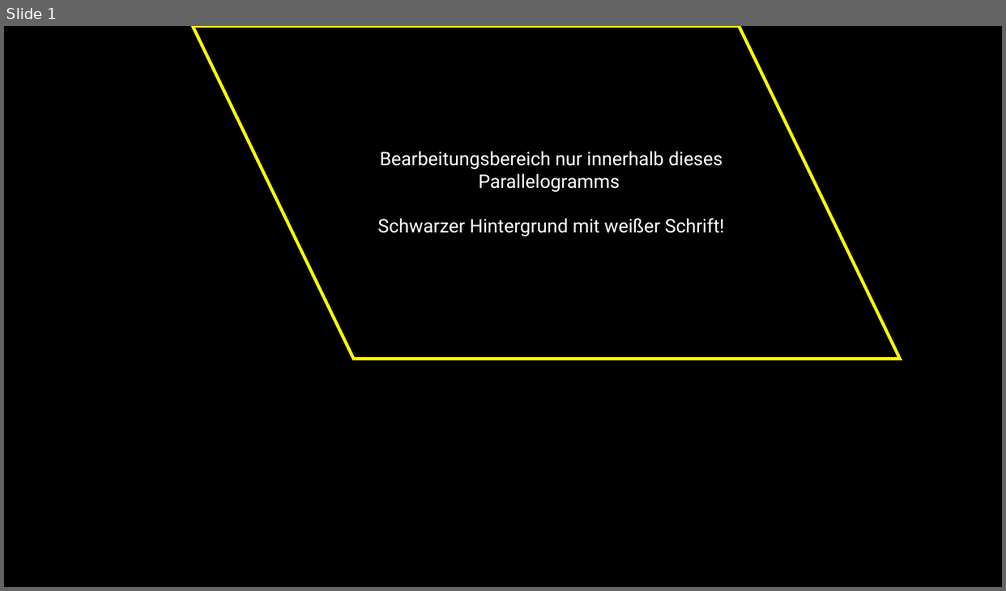
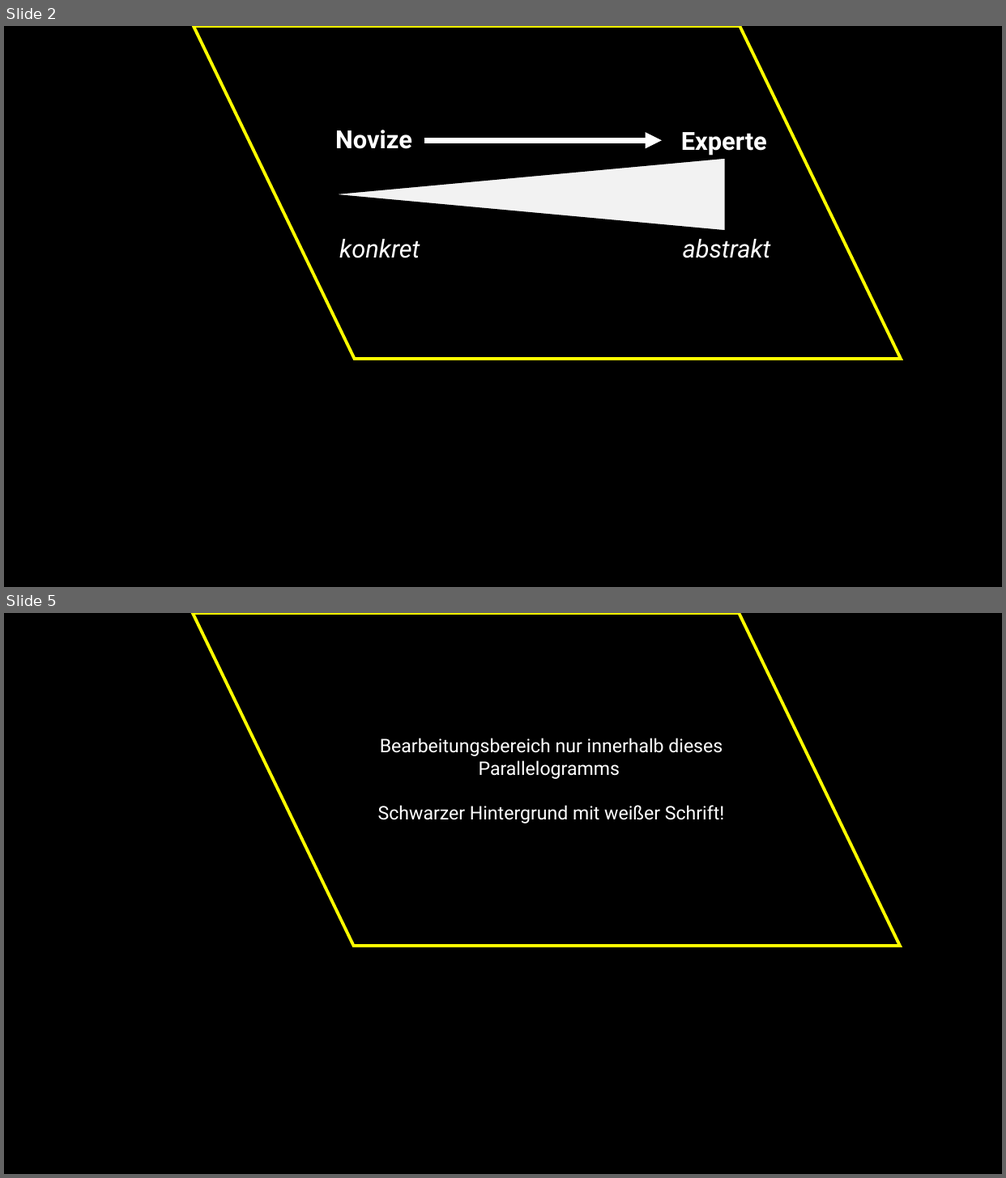
Before and after one commit to jkruppa/teaching, a slide deck: talks/202510_roulette/Kruppa_Scheetz.pptx. Shown one above the other, each under a label of ours: slide 1 before the commit, slides 2 and 5 after it; the slides between them are not shown. The pictures are 1006x591 and 1006x1178 pixels, drawn with LibreOffice and Linux fonts; fonts in the diff are those of the drawing. Boxes give left, top, right and bottom in pixels: in the first picture for what was removed or moved away, otherwise in the second. Text is boxed around its words. In the diff, an @@ line names an element or a change of style, - is before the commit and + after.

```diff
--- a/talks/202510_roulette/Kruppa_Scheetz.pptx
+++ b/talks/202510_roulette/Kruppa_Scheetz.pptx
@@ slide 2 added at (x1=4, y1=26, x2=1002, y2=587), background #000000 @@
@@ parallelogram added at (x1=194, y1=26, x2=901, y2=359), fill #000000, outline #FFFF00 3 pt @@
@@ text added at (x1=335, y1=130, x2=412, y2=149), 24 pt, text #FFFFFF, bold @@
+Novize
@@ arrow added from (424, 140) to (662, 140), #FFFFFF 5.25 pt @@
@@ text added at (x1=681, y1=132, x2=767, y2=156), 24 pt, text #FFFFFF, bold @@
+Experte
@@ triangle added at (x1=329, y1=158, x2=726, y2=232), fill #F2F2F2, outline #000000 1.5 pt @@
@@ text added at (x1=339, y1=239, x2=420, y2=258), 24 pt, text #FFFFFF, italic @@
+konkret
@@ text added at (x1=683, y1=239, x2=771, y2=258), 24 pt, text #FFFFFF, italic @@
+abstrakt
@@ what was slide 1 is now slide 5 @@
```
Also in this commit, not shown: 9 other slides added, 1 other file.
